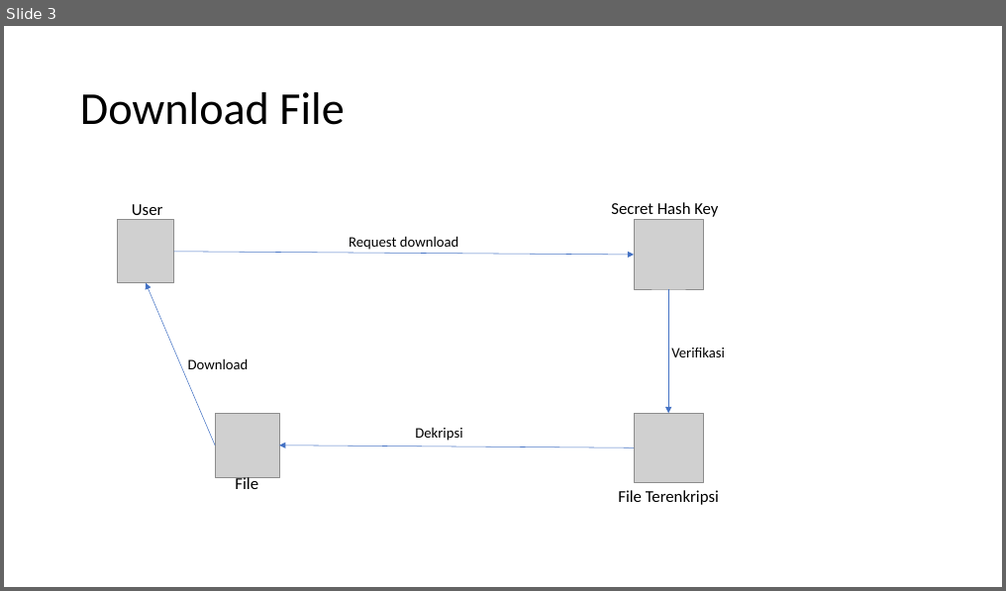
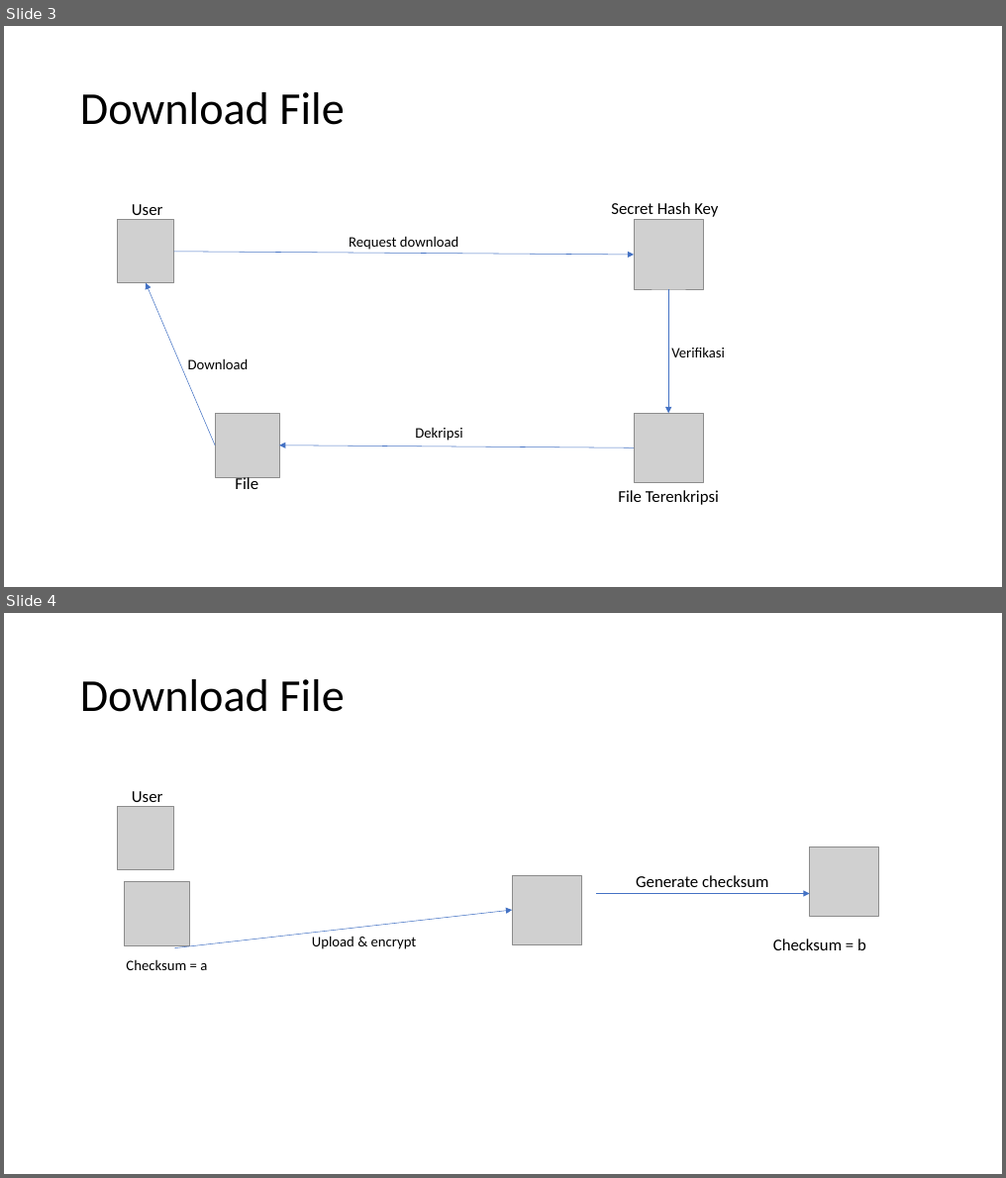
Before and after one commit to fajrisalam/Tugas-Akhir, a slide deck: Tugas Akhir.pptx. Shown one above the other, each under a label of ours: slide 3 before the commit, slides 3 and 4 after it. The pictures are 1006x591 and 1006x1178 pixels, drawn with LibreOffice and Linux fonts; fonts in the diff are those of the drawing; grey boxes stand for pictures. Boxes give left, top, right and bottom in pixels: in the first picture for what was removed or moved away, otherwise in the second. Text is boxed around its words. In the diff, an @@ line names an element or a change of style, - is before the commit and + after.

```diff
--- a/Tugas Akhir.pptx
+++ b/Tugas Akhir.pptx
@@ slide 4 added at bbox=[4, 613, 1002, 1174], background #FFFFFF @@
@@ text added at bbox=[80, 679, 344, 712], 44 pt, text #000000 @@
+Download File
@@ picture added at bbox=[118, 807, 174, 869] @@
@@ text added at bbox=[132, 791, 162, 807], 16 pt, text #000000 @@
+User
@@ picture added at bbox=[810, 847, 879, 916] @@
@@ picture added at bbox=[512, 875, 582, 945] @@
@@ text added at bbox=[636, 875, 768, 887], 16 pt, text #000000 @@
+Generate checksum
@@ picture added at bbox=[125, 881, 189, 947] @@
@@ arrow added from (596, 894) to (810, 894), #4472C4 0.5 pt @@
@@ arrow added from (174, 949) to (512, 910), #4472C4 0.5 pt @@
@@ text added at bbox=[312, 936, 417, 950], 14 pt, text #000000 @@
+Upload & encrypt
@@ text added at bbox=[773, 939, 866, 951], 16 pt, text #000000 @@
+Checksum = b
@@ text added at bbox=[126, 960, 207, 970], 14 pt, text #000000 @@
+Checksum = a
```
Also in this commit, not shown: 17 other files.
